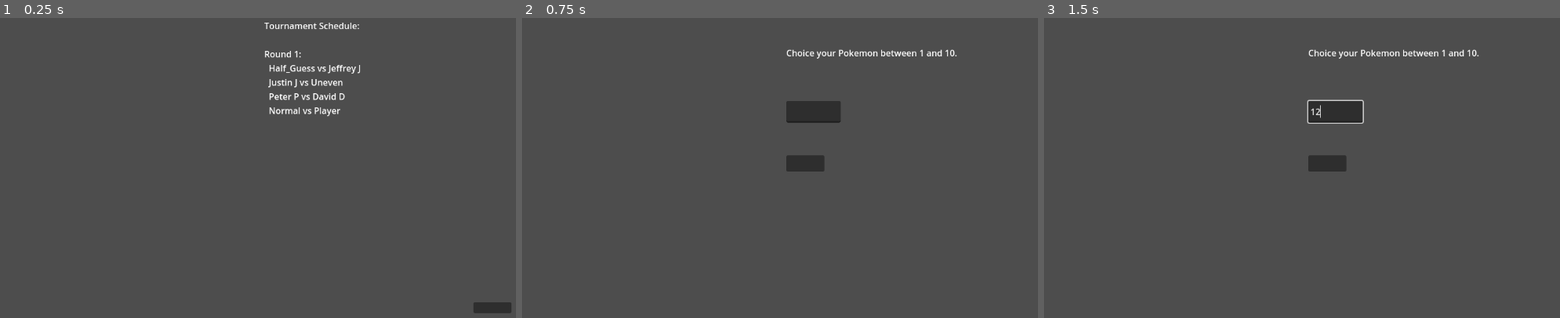
Above: before the commit, frames 1-3 (left to right).
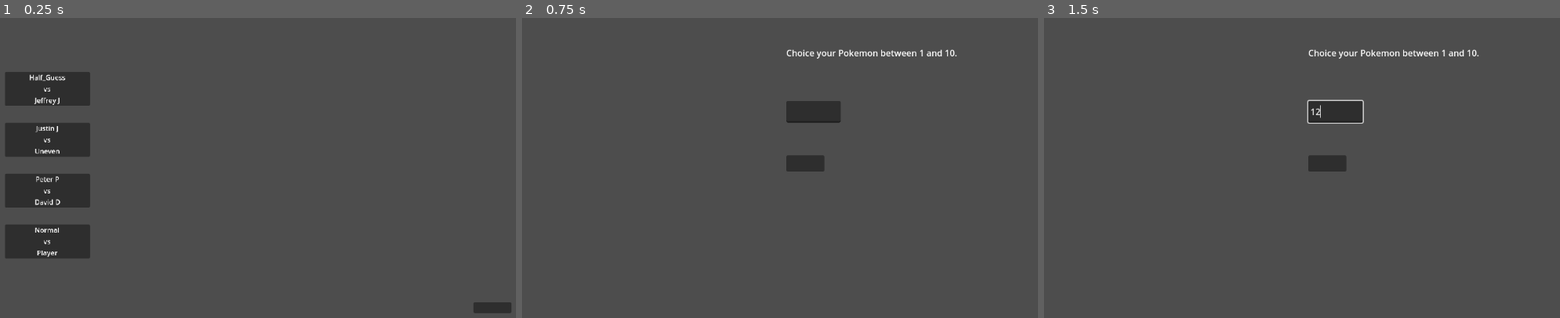
Above: after the commit, the same moments.

Repository: Quilfort/gameoff-2024
Game: Godot game, scene res://Scenes/tournament.tscn
Two runs of this game, one before a commit and one after it. Both use one fixed random seed, a clock stepped at 60 frames per second and the inputs below.
Inputs (mouse positions are in pixels of both pictures, inside the frame that each line leads up to):
- Up to frame 1 (0.25 s): no input
- Up to frame 2 (0.75 s): click (1012, 309) at 0.5 s
- Up to frame 3 (1.5 s): click (1332, 111) at 1.27 s; type "12" at 1.35 s

The runs differ from the first frame. In frame 1, 8.2% of the frame differs, in the area x 1-70%, y 1-81%; in frame 2, nothing differs; in frame 3, nothing differs.

Commit message:
Great start with tournament Bracket

Diff:
--- a/game-off-2024/Scenes/tournament.tscn
+++ b/game-off-2024/Scenes/tournament.tscn
@@ -1,15 +1,20 @@
-[gd_scene load_steps=2 format=3 uid="uid://5v8ykpbewox1"]
+[gd_scene load_steps=3 format=3 uid="uid://5v8ykpbewox1"]
 
 [ext_resource type="Script" path="res://Scripts/tournament_schema.gd" id="1_gf848"]
+[ext_resource type="Script" path="res://Scripts/tournament_bracket.gd" id="2_sfcib"]
 
 [node name="Tournament" type="Node2D"]
 script = ExtResource("1_gf848")
 
 [node name="TournamentScheduleLabel" type="Label" parent="."]
-offset_left = 576.0
-offset_top = 50.0
-offset_right = 626.0
-offset_bottom = 100.0
+offset_left = 50.0
+offset_top = 100.0
+offset_right = 100.0
+offset_bottom = 150.0
+
+[node name="TournamentBracket" type="Node2D" parent="."]
+position = Vector2(50, 50)
+script = ExtResource("2_sfcib")
 
 [node name="NextBattleButton" type="Button" parent="."]
 offset_left = 960.0
--- /dev/null
+++ b/game-off-2024/Scripts/tournament_bracket.gd
@@ -0,0 +1,145 @@
+extends Node2D
+
+# Constants for visual layout
+const MATCH_BOX_WIDTH = 200  # Increased width for longer names
+const MATCH_BOX_HEIGHT = 80  # Increased height for better text spacing
+const HORIZONTAL_SPACING = 250  # Increased spacing between rounds
+const VERTICAL_BASE_SPACING = 120  # Increased base spacing
+
+# References to scene nodes
+@onready var bracket_container = Node2D.new()
+
+# Dynamic variables
+var total_rounds = 0
+var bracket_width = 0
+var bracket_height = 0
+
+func _ready():
+	add_child(bracket_container)
+	calculate_tournament_dimensions()
+	create_bracket_visualization()
+	get_viewport().size_changed.connect(self._on_viewport_size_changed)
+
+func calculate_tournament_dimensions():
+	# Calculate number of rounds based on MAX_PLAYERS
+	total_rounds = floor(log(GameData.MAX_PLAYERS) / log(2))
+	bracket_width = (total_rounds) * (MATCH_BOX_WIDTH + HORIZONTAL_SPACING)
+	# Calculate height based on number of first round matches
+	bracket_height = (GameData.MAX_PLAYERS / 2) * VERTICAL_BASE_SPACING
+
+func create_bracket_visualization():
+	# Position bracket in top-right corner with padding
+	bracket_container.position = Vector2(50, 50)
+
+	# Clear existing visualization
+	for child in bracket_container.get_children():
+		child.queue_free()
+
+	# Calculate scale to fit viewport while maintaining aspect ratio
+	var viewport_size = get_viewport().get_visible_rect().size
+	var scale_factor = min(
+		(viewport_size.x - 100) / bracket_width,
+		(viewport_size.y - 100) / bracket_height
+	)
+	bracket_container.scale = Vector2(scale_factor, scale_factor)
+
+	# Create only the current rounds
+	for round_index in range(GameData.tournament_matches.size()):
+		create_round(round_index)
+
+func create_round(round_index: int):
+	var round_matches = GameData.tournament_matches[round_index]
+	var matches_in_round = round_matches.size()
+
+	# Calculate vertical spacing for this round
+	var vertical_spacing = VERTICAL_BASE_SPACING * pow(2, round_index)
+
+	for match_index in range(matches_in_round):
+		var match_data = round_matches[match_index]
+		var match_node = create_match_box(match_data)
+
+		# Calculate positions
+		var x_pos = round_index * (MATCH_BOX_WIDTH + HORIZONTAL_SPACING)
+		var total_height_for_round = (matches_in_round - 1) * vertical_spacing
+		var y_start = (bracket_height - total_height_for_round) / 2
+		var y_pos = y_start + (match_index * vertical_spacing)
+
+		match_node.position = Vector2(x_pos, y_pos)
+
+		# Only draw connection lines for completed matches that lead to existing next-round matches
+		if round_index < GameData.tournament_matches.size() - 1:
+			var next_round_matches = GameData.tournament_matches[round_index + 1]
+			var next_match_index = floor(match_index / 2)
+			if next_match_index < next_round_matches.size():
+				draw_connection_lines(match_node, round_index, match_index)
+
+func create_match_box(match_data: Dictionary) -> Node2D:
+	var match_box = Node2D.new()
+
+	# Create background panel
+	var panel = Panel.new()
+	panel.custom_minimum_size = Vector2(MATCH_BOX_WIDTH, MATCH_BOX_HEIGHT)
+
+	# Create VBoxContainer for vertical text alignment
+	var vbox = VBoxContainer.new()
+	vbox.custom_minimum_size = Vector2(MATCH_BOX_WIDTH, MATCH_BOX_HEIGHT)
+	vbox.alignment = BoxContainer.ALIGNMENT_CENTER
+
+	# Create labels for each team
+	var team1_label = Label.new()
+	team1_label.text = match_data["team1"].name
+	team1_label.horizontal_alignment = HORIZONTAL_ALIGNMENT_CENTER
+
+	var vs_label = Label.new()
+	vs_label.text = "vs"
+	vs_label.horizontal_alignment = HORIZONTAL_ALIGNMENT_CENTER
+
+	var team2_label = Label.new()
+	team2_label.text = match_data["team2"].name
+	team2_label.horizontal_alignment = HORIZONTAL_ALIGNMENT_CENTER
+
+	# Add labels to VBoxContainer
+	vbox.add_child(team1_label)
+	vbox.add_child(vs_label)
+	vbox.add_child(team2_label)
+
+	# Add panel and VBoxContainer to match_box
+	match_box.add_child(panel)
+	match_box.add_child(vbox)
+	bracket_container.add_child(match_box)
+
+	return match_box
+
+func draw_connection_lines(match_node: Node2D, round_index: int, match_index: int):
+	var line = Line2D.new()
+	line.default_color = Color(0.7, 0.7, 0.7, 0.5)  # Lighter, semi-transparent lines
+	line.width = 2.0
+
+	# Calculate start and end positions
+	var start_pos = match_node.position + Vector2(MATCH_BOX_WIDTH, MATCH_BOX_HEIGHT/2)
+	var next_match_index = floor(match_index / 2)
+	var next_round_spacing = VERTICAL_BASE_SPACING * pow(2, round_index + 1)
+	var next_matches_in_round = GameData.tournament_matches[round_index + 1].size()
+	var next_total_height = (next_matches_in_round - 1) * next_round_spacing
+	var next_y_start = (bracket_height - next_total_height) / 2
+	var next_y = next_y_start + (next_match_index * next_round_spacing)
+
+	var end_pos = Vector2(
+		start_pos.x + HORIZONTAL_SPACING,
+		next_y + MATCH_BOX_HEIGHT/2
+	)
+
+	# Draw bezier curve
+	var control_point_x = (start_pos.x + end_pos.x) / 2
+	line.add_point(start_pos)
+	line.add_point(Vector2(control_point_x, start_pos.y))
+	line.add_point(Vector2(control_point_x, end_pos.y))
+	line.add_point(end_pos)
+
+	bracket_container.add_child(line)
+
+func _on_viewport_size_changed():
+	create_bracket_visualization()
+
+func update_bracket():
+	create_bracket_visualization()
--- a/game-off-2024/Scripts/tournament_schema.gd
+++ b/game-off-2024/Scripts/tournament_schema.gd
@@ -4,6 +4,8 @@
 var computer_opponents = []
 var upcoming_matches = []
 
+@onready var bracket_view = $TournamentBracket
+@onready var schedule_label = $TournamentScheduleLabel
 
 func _ready():
 	# Check if the draft has already been completed
@@ -13,31 +15,6 @@
 	else:
 		print("Draft already completed. Skipping draft.")
 		display_schedule()
-
-
-# Function to display the tournament schedule with rounds
-func display_schedule():
-	var schedule_text = "Tournament Schedule:\n\n"
-
-	if !GameData.tournament_champion:
-		# Iterate through each round in the tournament matches
-		for round_index in range(GameData.tournament_matches.size()):
-			var round_matches = GameData.tournament_matches[round_index]
-			schedule_text += "Round %d:\n" % (round_index + 1)
-
-			# Iterate through matches in the current round
-			for match in round_matches:
-				var team1 = match["team1"].name
-				var team2 = match["team2"].name
-				schedule_text += "  %s vs %s\n" % [team1, team2]
-
-			schedule_text += "\n"  # Add spacing between rounds
-	else:
-		schedule_text += "Champion: \n"
-		schedule_text += GameData.tournament_champion.name
-
-	# Set the text to the TournamentScheduleLabel
-	$TournamentScheduleLabel.text = schedule_text
 
 
 ## DRAFT
@@ -68,16 +45,27 @@
 	return all_computers.slice(0, MAX_PLAYERS - 1)
 
 
-# Function to create duos
-func create_duos_draft(participants):
-	participants.shuffle()  # Shuffle the participants list
-	var pairings = []
 
-	# Pair participants into duos
-	for i in range(0, participants.size(), 2):
-		if i + 1 < participants.size():
-			pairings.append({"team1": participants[i], "team2": participants[i + 1]})
-	return pairings
+func display_schedule():
+	# Update the text label
+		if bracket_view:
+			bracket_view.update_bracket()
+		else:
+			var schedule_text = "Tournament Schedule:\n\n"
+			if !GameData.tournament_champion:
+				for round_index in range(GameData.tournament_matches.size()):
+					var round_matches = GameData.tournament_matches[round_index]
+					schedule_text += "Round %d:\n" % (round_index + 1)
+					for match in round_matches:
+						var team1 = match["team1"].name
+						var team2 = match["team2"].name
+						schedule_text += "  %s vs %s\n" % [team1, team2]
+					schedule_text += "\n"
+			else:
+				schedule_text += "Champion: \n"
+				schedule_text += GameData.tournament_champion.name
+
+			schedule_label.text = schedule_text
 
 
 func _on_next_battle_button_pressed() -> void:
@@ -93,3 +81,15 @@
 				BattleData.computer = pairing.team1  # Set opponent as team1
 			get_tree().change_scene_to_file("res://Scenes/before_battle.tscn")
 			return
+
+
+# Function to create duos
+func create_duos_draft(participants):
+	participants.shuffle()  # Shuffle the participants list
+	var pairings = []
+
+	# Pair participants into duos
+	for i in range(0, participants.size(), 2):
+		if i + 1 < participants.size():
+			pairings.append({"team1": participants[i], "team2": participants[i + 1]})
+	return pairings
